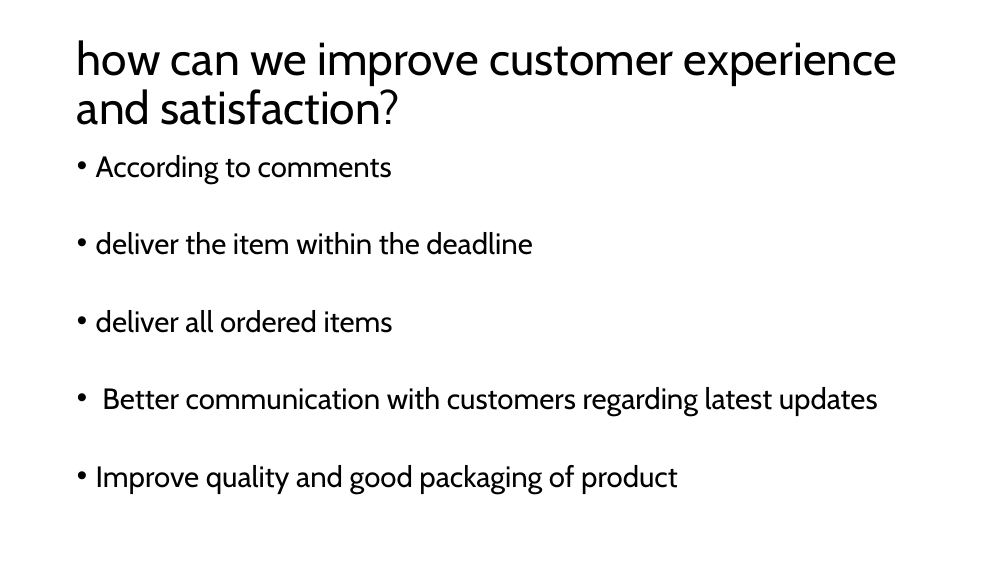
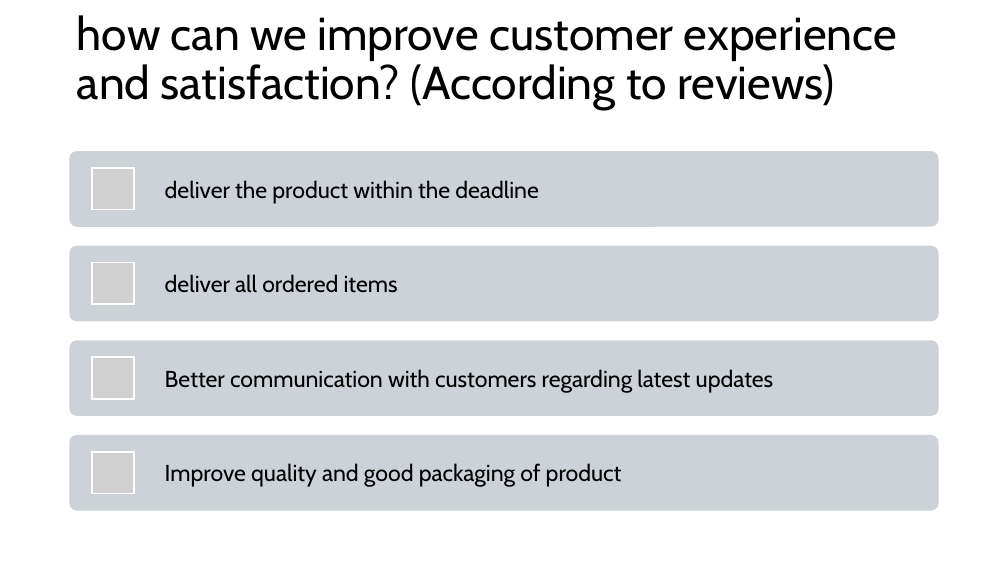
Before and after one commit to Sired1m/data_sprint_olist_G1, a slide deck: slide 10 of Olist Project updated.pptx. Drawn at 1008x567 pixels with LibreOffice and Linux fonts; fonts in the diff are those of the drawing; grey boxes stand for pictures. Boxes give left, top, right and bottom in pixels: in the first picture for what was removed or moved away, otherwise in the second. Text is boxed around its words. In the diff, an @@ line names an element or a change of style, - is before the commit and + after.

```diff
--- a/Olist Project updated.pptx
+++ b/Olist Project updated.pptx
@@ title at (77,15,897,110): text changed @@
-how can we improve customer experience and satisfaction?
+how can we improve customer experience and satisfaction? (According to reviews)
@@ text removed at (96,155,878,494) @@
-• According to comments
-• deliver the item within the deadline
-• deliver all ordered items
-• Better communication with customers regarding latest updates
-• Improve quality and good packaging of product
@@ group added at (70,151,939,510): 4 rounded rectangles, 4 pictures, 4 texts @@
+deliver the product within the deadline
+deliver all ordered items
+Better communication with customers regarding latest updates
+Improve quality and good packaging of product
```
Also in this commit, not shown: 25 other slides changed, 2 slides added, 2 other files.
